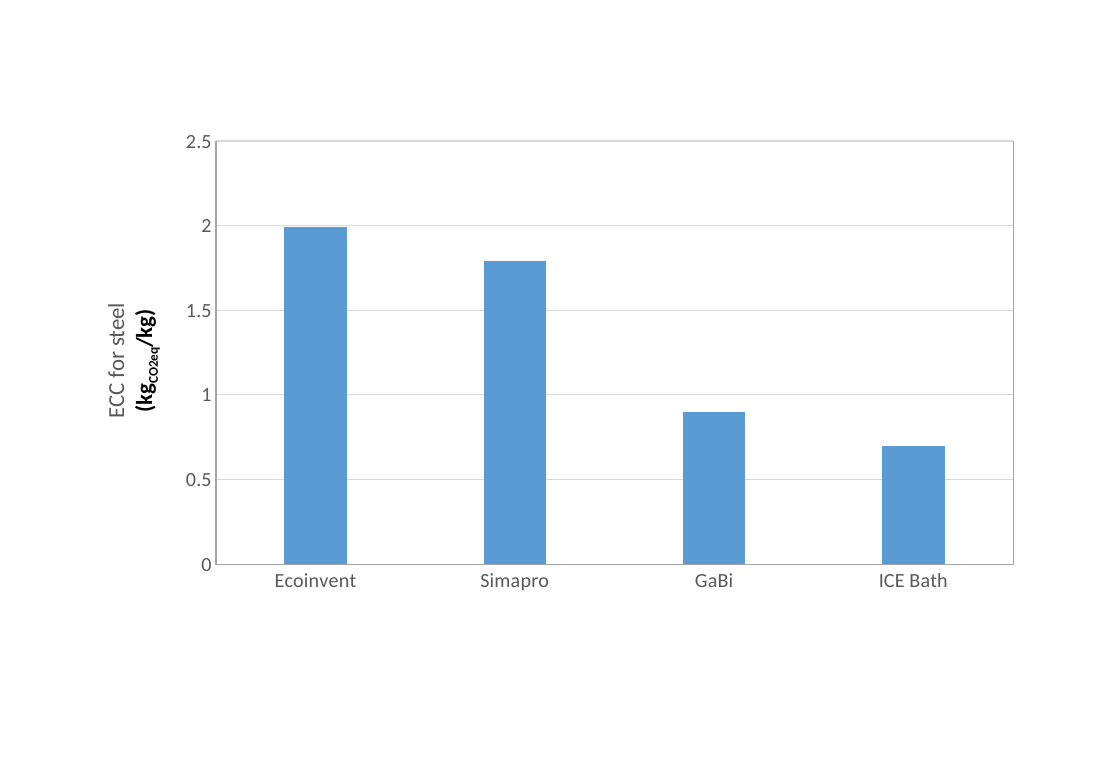
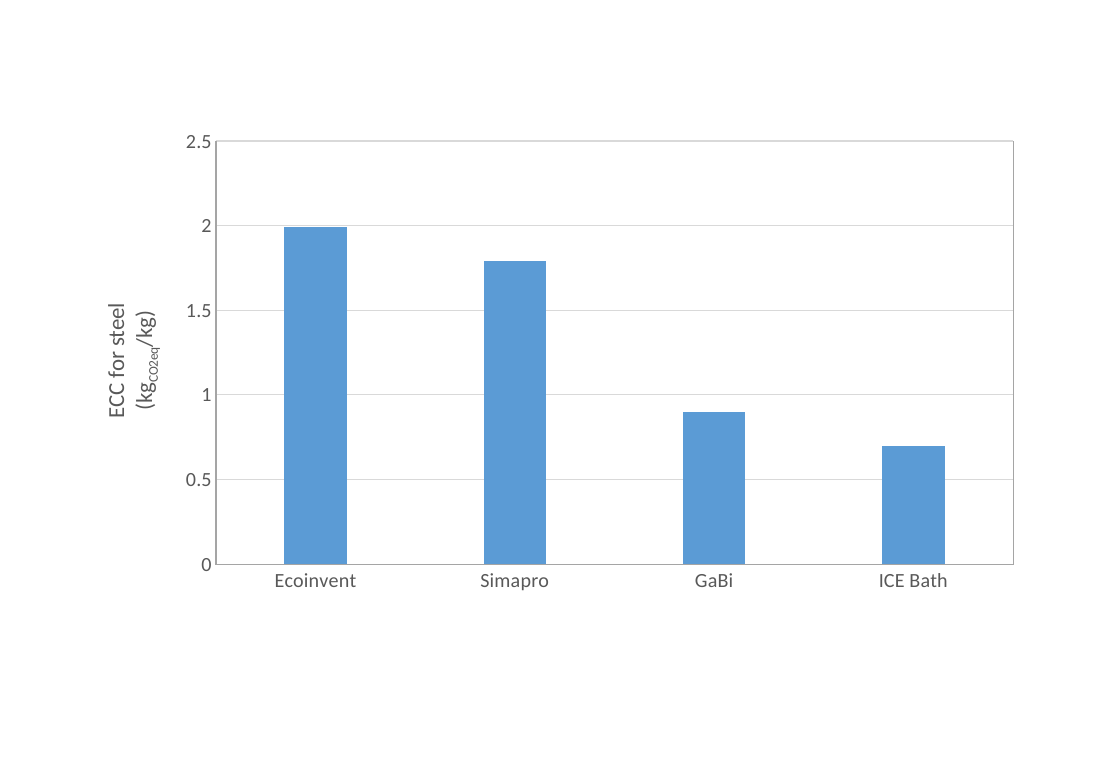
Before and after one commit to architecture-building-systems/LCA_Paper, a slide deck: slide 6 of elsarticle/Images/Thesis charts.pptx. Drawn at 1120x775 pixels with LibreOffice and Linux fonts; fonts in the diff are those of the drawing. Boxes give left, top, right and bottom in pixels: in the first picture for what was removed or moved away, otherwise in the second. Text is boxed around its words. In the diff, an @@ line names an element or a change of style, - is before the commit and + after.

```diff
--- a/elsarticle/Images/Thesis charts.pptx
+++ b/elsarticle/Images/Thesis charts.pptx
@@ column chart at (80,119,1033,603) @@
@@ value axis title "ECC for steel (kgCO2eq/kg) " to "ECC for steel (kgCO2eq/kg)" @@
```
Also in this commit, not shown: 11 other slides changed, 10 other files.
